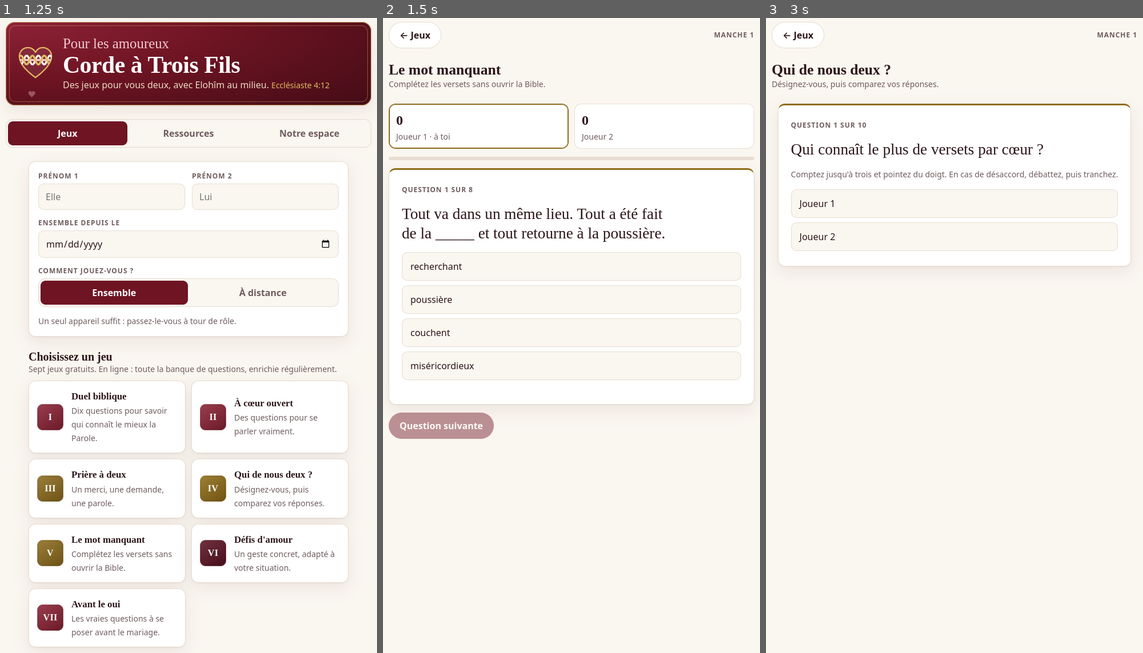
Above: before the commit, frames 1-3 (left to right).
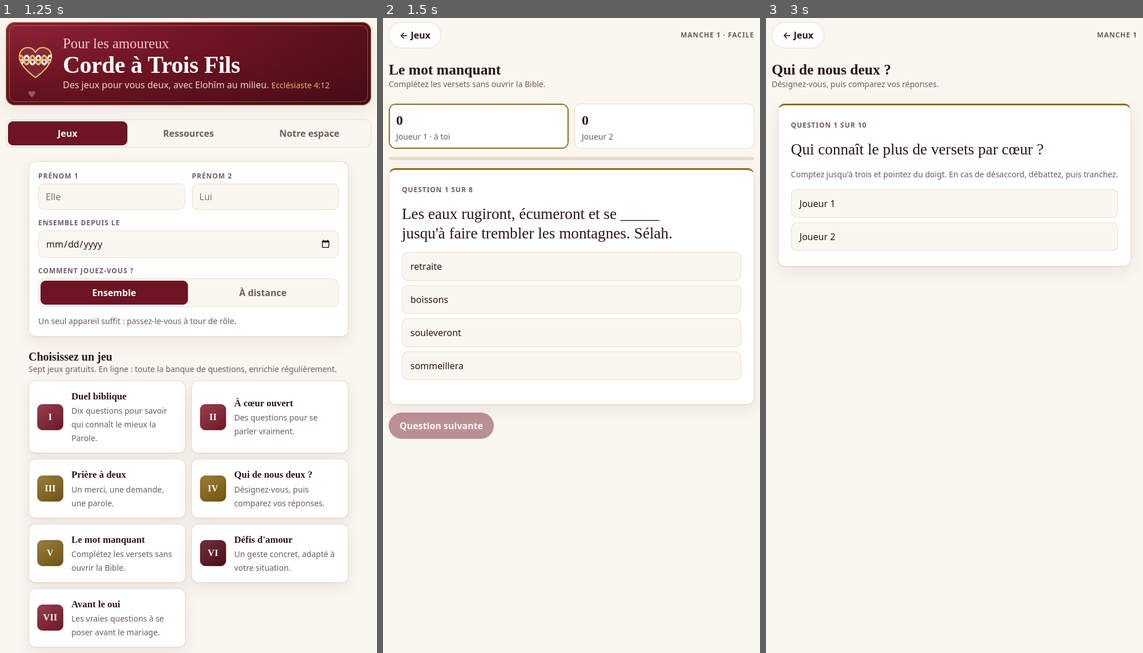
Above: after the commit, the same moments.

Repository: corde3/Jeu
Game: browser game, page index.html
The game is run twice, just before and just after one commit, with the same random seed, the same clock (stepped at 60 frames per second) and the same inputs.
Inputs (mouse positions are in pixels of both pictures, inside the frame that each line leads up to):
- Up to frame 1 (1.25 s): click (188, 513) at 0.27 s
- Up to frame 2 (1.5 s): click "Le mot manquant Complétez les…" at 1.27 s
- Up to frame 3 (3 s): tap Enter at 1.52 s; click "← Jeux" at 2.02 s; click "Qui de nous deux ? Désignez-v…" at 2.77 s

Frame 1 is identical in both runs. In frame 2, 1.5% of the frame differs, in the area x 4-99%, y 2-56%; in frame 3, nothing differs.

Commit message:
Jeux : difficulté croissante et Qui de nous deux à deux
Co-Authored-By: Claude Fable 5.2 <noreply@anthropic.com>

Diff:
--- a/index.html
+++ b/index.html
@@ -263,6 +263,7 @@
 
 <script>
 /* ---------- Contenu ---------- */
+/* Troisième valeur : niveau de la question (1 facile par défaut, 2 moyen, 3 difficile). */
 const QUIZ = [
  ["Qui a travaillé quatorze ans pour épouser Rachel ?",["Jacob","Ésaü","Isaac","Laban"]],
  ["Qui est devenue l'épouse de Booz ?",["Ruth","Naomi","Orpa","Esther"]],
@@ -291,8 +292,82 @@
  ["Qui Elohîm a-t-il demandé à Osée d'aimer malgré son infidélité ?",["Gomer","Dalila","Thamar","Rahab"]],
  ["Quel roi a demandé à Elohîm la sagesse plutôt que la richesse ?",["Salomon","David","Ézéchias","Josias"]],
  ["Qui a été jeté dans la fosse aux lions ?",["Daniel","Jérémie","Joseph","Paul"]],
- ["À qui Jésus ressuscité est-il apparu en premier ?",["Marie de Magdala","Pierre","Thomas","Jean"]]
-].map(([q,o])=>({q,o,a:o[0]}));
+ ["À qui Jésus ressuscité est-il apparu en premier ?",["Marie de Magdala","Pierre","Thomas","Jean"]],
+ ["Qui était le père de Jonathan, l'ami de David ?",["Saül","Samuel","Isaï","Abner"],2],
+ ["Combien de fils Jacob a-t-il eus ?",["12","10","7","13"],2],
+ ["Quel apôtre était collecteur d'impôts ?",["Matthieu","Thomas","André","Philippe"],2],
+ ["Dans quelle ville Paul et Silas ont-ils chanté en prison ?",["Philippes","Éphèse","Corinthe","Thessalonique"],2],
+ ["Qui a remplacé Judas parmi les douze ?",["Matthias","Barnabas","Silas","Étienne"],2],
+ ["Qui a vendu son droit d'aînesse pour un plat de lentilles ?",["Ésaü","Jacob","Ruben","Ismaël"],2],
+ ["Qui a été le premier roi d'Israël ?",["Saül","David","Salomon","Samuel"],2],
+ ["Quelle femme juge a conduit Israël au combat avec Barak ?",["Débora","Jaël","Myriam","Hulda"],2],
+ ["Combien de pierres David a-t-il ramassées avant d'affronter Goliath ?",["5","1","3","7"],2],
+ ["Sur quelle île Jean a-t-il reçu l'Apocalypse ?",["Patmos","Chypre","Malte","Crète"],2],
+ ["Qui a succédé à Moïse à la tête d'Israël ?",["Josué","Caleb","Aaron","Éléazar"],2],
+ ["Quel était le métier de Luc ?",["Médecin","Pêcheur","Scribe","Faiseur de tentes"],2],
+ ["Qui a caché les espions d'Israël à Jéricho ?",["Rahab","Ruth","Débora","Abigaïl"],2],
+ ["Qui était le frère de Marthe et de Marie ?",["Lazare","Simon","Nicodème","Zachée"],2],
+ ["Combien de jours Jésus a-t-il jeûné dans le désert ?",["40","7","21","30"],2],
+ ["Quel est le dernier livre de l'Ancien Testament ?",["Malachie","Zacharie","Daniel","Aggée"],2],
+ ["Qui a demandé à Pilate le corps de Jésus ?",["Joseph d'Arimathée","Nicodème","Simon de Cyrène","Jean"],2],
+ ["Quel couple a menti aux apôtres sur le prix d'un champ ?",["Ananias et Saphira","Aquilas et Priscille","Philémon et Apphia","Andronicus et Junias"],2],
+ ["Quelle veuve de Nabal est devenue l'épouse de David ?",["Abigaïl","Mical","Bath-Schéba","Achinoam"],2],
+ ["Qui était la sœur de Moïse et d'Aaron ?",["Myriam","Séphora","Jokébed","Débora"],2],
+ ["Qui est monté sur un sycomore pour voir passer Jésus ?",["Zachée","Bartimée","Nicodème","Matthieu"],2],
+ ["Qui était l'épouse de Moïse ?",["Séphora","Myriam","Kétura","Asnath"],2],
+ ["Qui a été le premier martyr de l'Église ?",["Étienne","Jacques","Philippe","Barnabas"],2],
+ ["Sur le chemin de quelle ville Saul a-t-il rencontré Jésus ?",["Damas","Antioche","Tarse","Césarée"],2],
+ ["Quel livre vient juste après les quatre Évangiles ?",["Les Actes des apôtres","Romains","Hébreux","Jacques"],2],
+ ["Combien d'années Jacob a-t-il servi Laban avant de recevoir Léa ?",["Sept ans","Trois ans","Dix ans","Quatorze ans"],2],
+ ["Quel juge tirait sa force de ses cheveux ?",["Samson","Gédéon","Jephthé","Éhud"],2],
+ ["De quelle ville Paul était-il originaire ?",["Tarse","Damas","Antioche","Jérusalem"],2],
+ ["Quel fils de David a pris les armes contre son père ?",["Absalom","Amnon","Salomon","Nathan"],2],
+ ["Combien de personnes sont entrées dans l'arche de Noé ?",["8","2","4","12"],2],
+ ["Quel prophète a défié les prophètes de Baal sur le mont Carmel ?",["Élie","Élisée","Ésaïe","Samuel"],2],
+ ["Qui était le père des apôtres Jacques et Jean ?",["Zébédée","Alphée","Jonas","Zacharie"],2],
+ ["À quel âge Jésus a-t-il été retrouvé au temple parmi les docteurs ?",["12 ans","7 ans","10 ans","30 ans"],2],
+ ["Qui a été contraint de porter la croix de Jésus ?",["Simon de Cyrène","Joseph d'Arimathée","Nicodème","Barabbas"],2],
+ ["Qui était le père de David ?",["Isaï","Obed","Booz","Saül"],2],
+ ["Quel prêtre a élevé le jeune Samuel ?",["Éli","Abiathar","Tsadok","Aaron"],2],
+ ["Quelle reine est venue éprouver Salomon par des énigmes ?",["La reine de Séba","La reine Vasthi","La reine Candace","La reine Athalie"],2],
+ ["Quelle servante de Sara a donné naissance à Ismaël ?",["Agar","Kétura","Bilha","Zilpa"],2],
+ ["Dans quel livre lit-on « Il y a un temps pour tout » ?",["L'Ecclésiaste","Les Proverbes","Job","Les Psaumes"],2],
+ ["Qui était le père de Mathusalem ?",["Hénoc","Lémec","Noé","Jéred"],3],
+ ["Quel roi a vu une main écrire sur le mur de son palais ?",["Belschatsar","Nebucadnetsar","Darius","Cyrus"],3],
+ ["Quelle femme a tué Sisera avec un pieu de tente ?",["Jaël","Débora","Rahab","Abigaïl"],3],
+ ["Qui était l'échanson du roi Artaxerxès ?",["Néhémie","Esdras","Mardochée","Daniel"],3],
+ ["Quel serviteur d'Élisée a été frappé de lèpre ?",["Guéhazi","Naaman","Baruc","Abdias"],3],
+ ["Combien d'hommes Gédéon a-t-il gardés pour combattre Madian ?",["300","1 000","3 000","10 000"],3],
+ ["Qui était la mère de Timothée ?",["Eunice","Loïs","Lydie","Phœbé"],3],
+ ["Quel esclave fugitif Paul renvoie-t-il à Philémon ?",["Onésime","Épaphras","Tychique","Archippe"],3],
+ ["Dans quelle ville les disciples ont-ils été appelés chrétiens pour la première fois ?",["Antioche","Jérusalem","Éphèse","Rome"],3],
+ ["Qui était le mari de Bath-Schéba avant David ?",["Urie","Nabal","Abner","Joab"],3],
+ ["Quel prophète a vu une vallée d'ossements desséchés reprendre vie ?",["Ézéchiel","Jérémie","Ésaïe","Daniel"],3],
+ ["Quel roi de Juda a vu sa vie prolongée de quinze ans ?",["Ézéchias","Josias","Asa","Josaphat"],3],
+ ["Qui est tombé d'une fenêtre pendant un long discours de Paul ?",["Eutychus","Tychique","Trophime","Épaphrodite"],3],
+ ["Quel fils de Jonathan, boiteux, David a-t-il accueilli à sa table ?",["Mephiboscheth","Isch-Boscheth","Tsiba","Abiathar"],3],
+ ["Quelle marchande de pourpre a ouvert sa maison à Paul à Philippes ?",["Lydie","Dorcas","Phœbé","Chloé"],3],
+ ["Quel est le livre le plus court de l'Ancien Testament ?",["Abdias","Aggée","Nahum","Jonas"],3],
+ ["Combien de psaumes compte le livre des Psaumes ?",["150","100","119","176"],3],
+ ["Comment s'appelait le fils de Ruth et de Booz ?",["Obed","Isaï","Élimélec","Machlon"],3],
+ ["Quel magicien a voulu acheter le don de l'Esprit ?",["Simon","Élymas","Scéva","Démétrius"],3],
+ ["Sur quelle île Paul a-t-il fait naufrage ?",["Malte","Crète","Chypre","Patmos"],3],
+ ["Qui est devenu roi de Juda à huit ans ?",["Josias","Joas","Manassé","Ézéchias"],3],
+ ["Quel était le métier d'Amos avant d'être prophète ?",["Berger","Pêcheur","Scribe","Potier"],3],
+ ["Quel proconsul de Chypre a cru en écoutant Paul ?",["Sergius Paulus","Gallion","Félix","Festus"],3],
+ ["Combien d'années devait durer l'exil à Babylone annoncé par Jérémie ?",["70 ans","40 ans","50 ans","400 ans"],3],
+ ["Comment s'appelait le beau-père de Moïse, prêtre de Madian ?",["Jéthro","Laban","Caleb","Amram"],3],
+ ["Quel apôtre était surnommé Didyme ?",["Thomas","Barthélemy","Thaddée","Philippe"],3],
+ ["Laquelle des femmes de Jacob était la mère de Juda ?",["Léa","Rachel","Bilha","Zilpa"],3],
+ ["Qui a été le dernier juge d'Israël avant la royauté ?",["Samuel","Samson","Éli","Gédéon"],3],
+ ["Qui a écrit « la foi sans les œuvres est morte » ?",["Jacques","Paul","Pierre","Jean"],3],
+ ["Combien de fois Naaman s'est-il plongé dans le Jourdain ?",["7","3","12","40"],3],
+ ["Quel nom babylonien Daniel a-t-il reçu ?",["Beltschatsar","Schadrac","Méschac","Abed-Nego"],3],
+ ["Quel roi a signé le décret qui a conduit Daniel dans la fosse aux lions ?",["Darius","Nebucadnetsar","Cyrus","Assuérus"],3],
+ ["Quelle prophétesse âgée a reconnu l'enfant Jésus au temple ?",["Anne","Élisabeth","Hulda","Débora"],3],
+ ["Quel frère a proposé de vendre Joseph plutôt que de le tuer ?",["Juda","Ruben","Siméon","Lévi"],3],
+ ["Qui Paul a-t-il laissé en Crète pour y établir des anciens ?",["Tite","Timothée","Silas","Apollos"],3]
+].map(([q,o,n])=>({q,o,a:o[0],n:n||1}));
 
 /* Versets : Bible de Yéhoshoua ha Mashiah (BYM) */
 const PAROLES = [
@@ -492,10 +567,12 @@
 const names = () => [S.n1.trim()||"Joueur 1", S.n2.trim()||"Joueur 2"];
 let invite = null; /* partie lancée depuis une invitation de l'espace à deux : même tirage sur les deux appareils */
 const dist = () => S.mode==="d" || !!invite;
-function rndFor(id, extra){
+/* fixe : le même tirage pour toutes les manches d'une partie, pour avancer dans la banque sans redite. */
+const SESSION = (Math.random()*4294967296)>>>0;
+function rndFor(id, extra, fixe){
   const code = invite || S.code.trim().toLowerCase();
-  if (dist() && code) return prng(hash(code+"|"+id+"|"+(rounds[id]||1)+"|"+(extra||"")));
-  return prng((Math.random()*4294967296)>>>0);
+  if (dist() && code) return prng(hash(code+"|"+id+"|"+(fixe?"*":(rounds[id]||1))+"|"+(extra||"")));
+  return prng(fixe ? hash(SESSION+"|"+id+"|"+(extra||"")) : (Math.random()*4294967296)>>>0);
 }
 
 /* ---------- Accueil ---------- */
@@ -550,17 +627,57 @@
 }
 function replay(){ rounds[current.id]++; start() }
 function start(){
-  $("round").textContent = "Manche "+rounds[current.id]+(invite?" · partie à deux":dist()&&S.code.trim()?" · code "+S.code.trim():"");
+  const niv = current.id==="quiz"||current.id==="vers" ? " · "+NIVEAUX[palier(current.id)-1] : "";
+  $("round").textContent = "Manche "+rounds[current.id]+niv+(invite?" · partie à deux":dist()&&S.code.trim()?" · code "+S.code.trim():"");
   const st=$("stage"); st.textContent="";
   ({mariage:()=>deck(st, shuffle(MARIAGE, rndFor("mariage")), "Question", "Prenez votre temps. Une seule question bien discutée vaut mieux que dix survolées."),
-    quiz:()=>runQuiz(st,QUIZ,10,"quiz"), vers:()=>runQuiz(st,VERSETS,8,"vers"),
+    quiz:()=>runQuiz(st,tirageQuiz(),"quiz"), vers:()=>runQuiz(st,tirageVersets(),"vers"),
     coeur:()=>runCoeur(st), qui:()=>runQui(st), defi:()=>runDefi(st), prier:()=>runPrier(st)})[current.id]();
 }
 const replayBtn = label => el("button",{type:"button",class:"btn primary",on:{click:replay}},label||"Nouvelle manche");
 
 /* ---------- Quiz et versets ---------- */
-function runQuiz(st, bank, n, id){
-  const rnd=rndFor(id), qs=shuffle(bank,rnd).slice(0,n).map(q=>({...q,o:shuffle(q.o,rnd)}));
+/* La difficulté monte avec les manches : facile, moyen, difficile, puis expert à partir de la quatrième. */
+const NIVEAUX = ["Facile","Moyen","Difficile","Expert"];
+const palier = id => Math.min(rounds[id]||1, 4);
+/* Compare deux mots sans tenir compte des majuscules, des accents ni de la ponctuation. */
+const cle = s => String(s).toLowerCase().replace(/œ/g,"oe").replace(/æ/g,"ae").normalize("NFD").replace(/[̀-ͯ]/g,"").replace(/[^a-z0-9]+/g," ").trim();
+
+/* Duel biblique : nombre de questions faciles, moyennes et difficiles à chaque palier. */
+const DOSES = [[7,3,0],[3,5,2],[0,5,5],[0,2,8]];
+function tirageQuiz(){
+  const r=rounds.quiz||1, rnd=rndFor("quiz"), out=[];
+  const lots=[1,2,3].map(n=>shuffle(QUIZ.filter(q=>(q.n||1)===n), rndFor("quiz","n"+n,true)));
+  const pris=[0,0,0];
+  for(let k=1;k<r;k++) DOSES[Math.min(k,4)-1].forEach((x,j)=>pris[j]+=x);
+  DOSES[Math.min(r,4)-1].forEach((x,j)=>{
+    const lot=lots[j];
+    for(let k=0;k<x&&k<lot.length;k++) out.push(lot[(pris[j]+k)%lot.length]);
+  });
+  if(out.length<10) out.push(...shuffle(QUIZ.filter(q=>!out.includes(q)), rndFor("quiz","reste")).slice(0,10-out.length));
+  return out.sort((a,b)=>(a.n||1)-(b.n||1)).map(q=>({...q,o:shuffle(q.o,rnd),niv:NIVEAUX[(q.n||1)-1]}));
+}
+
+/* Le mot manquant : quatre choix, puis des choix qui se ressemblent, puis le mot à écrire soi-même. */
+function proches(a, rnd){
+  const A=cle(a), maj=c=>c!==c.toLowerCase(), vus=new Set([A]), mots=[];
+  VERSETS.forEach(v=>v.o.forEach(m=>{ const k=cle(m); if(!vus.has(k)){ vus.add(k); mots.push(m) } }));
+  const fin=(x,y)=>{ let n=0; while(n<x.length&&n<y.length&&x[x.length-1-n]===y[y.length-1-n]) n++; return n };
+  return shuffle(mots,rnd).map(m=>{ const M=cle(m); return [m, Math.min(fin(A,M),4)*3-Math.abs(A.length-M.length)+(maj(m[0])===maj(a[0])?2:0)] })
+    .sort((x,y)=>y[1]-x[1]).slice(0,3).map(x=>x[0]);
+}
+function tirageVersets(){
+  const r=rounds.vers||1, p=palier("vers"), rnd=rndFor("vers"), lot=shuffle(VERSETS, rndFor("vers","lot",true)), out=[];
+  for(let k=0;k<8&&k<lot.length;k++) out.push(lot[((r-1)*8+k)%lot.length]);
+  return out.map(q=>{
+    if(p===1) return {...q,o:shuffle(q.o,rnd)};
+    if(p===2){ const w=proches(q.a,rnd); return {...q,o:shuffle(w.length===3?[q.a,...w]:q.o,rnd)} }
+    const n=[...q.a].length;
+    return {...q,saisie:true,indice:"Indice : "+n+" lettre"+(n>1?"s":"")+(p===3?", commence par « "+[...q.a][0]+" ».":".")};
+  });
+}
+
+function runQuiz(st, qs, id){
   const nm=names(), score=[0,0]; let i=0;
   const show=()=>{
     st.textContent="";
@@ -570,19 +687,37 @@
       ? el("div",{class:"scores"}, el("div",{class:"score turn"}, el("b",null,String(score[0])), el("span",{class:"small muted"},"Ton score")))
       : el("div",{class:"scores"}, ...[0,1].map(p=>el("div",{class:"score"+(p===turn?" turn":"")}, el("b",null,String(score[p])), el("span",{class:"small muted"},nm[p]+(p===turn?" · à toi":"")))));
     const next=el("button",{type:"button",class:"btn primary",disabled:true,on:{click:()=>{i++;show()}}}, i===qs.length-1?"Voir le résultat":"Question suivante");
-    const fb=el("p",{class:"small muted"});
-    const opts=el("div",{class:"opts"});
-    q.o.forEach(o=>opts.append(el("button",{type:"button",class:"opt",on:{click:ev=>{
-      const ok=o===q.a; if(ok) score[turn]++;
+    const fb=el("p",{class:"small muted",role:"status"});
+    const juge=ok=>{
+      if(ok) score[turn]++;
       tic(ok?[12,45,12]:80); if(ok) coeurs(5);
-      [...opts.children].forEach(b=>{ b.disabled=true; if(b.textContent===q.a) b.classList.add("good") });
-      if(!ok) ev.currentTarget.classList.add("bad");
       fb.textContent=(ok?"Bonne réponse. ":"La bonne réponse : "+q.a+". ")+(q.r?q.r:"");
       next.disabled=false; next.focus();
-    }}},o)));
+    };
+    let zone;
+    if(q.saisie){
+      const champ=el("input",{type:"text",maxLength:40,autocomplete:"off",autocapitalize:"off",spellcheck:false,placeholder:"Écrivez le mot","aria-label":"Le mot manquant"});
+      const ok=el("button",{type:"button",class:"btn primary"},"Valider");
+      const valide=()=>{
+        if(champ.disabled||!champ.value.trim()) return;
+        const bon=cle(champ.value)===cle(q.a);
+        champ.disabled=ok.disabled=true; champ.style.borderColor=bon?"var(--ok)":"var(--ko)"; juge(bon);
+      };
+      ok.addEventListener("click",valide);
+      champ.addEventListener("keydown",e=>{ if(e.key==="Enter") valide() });
+      zone=el("div",{class:"app",style:"gap:8px"}, el("p",{class:"small muted"},q.indice), el("div",{class:"send"},champ,ok));
+    }else{
+      zone=el("div",{class:"opts"});
+      q.o.forEach(o=>zone.append(el("button",{type:"button",class:"opt",on:{click:ev=>{
+        const ok=o===q.a;
+        [...zone.children].forEach(b=>{ b.disabled=true; if(b.textContent===q.a) b.classList.add("good") });
+        if(!ok) ev.currentTarget.classList.add("bad");
+        juge(ok);
+      }}},o)));
+    }
     st.append(scores, el("div",{class:"prog","aria-hidden":"true"}, el("i",{style:"width:"+(i/qs.length*100)+"%"})), el("div",{class:"card"},
-      el("span",{class:"label"},"Question "+(i+1)+" sur "+qs.length),
-      el("p",{class:"big"},q.q), opts, fb), el("div",{class:"actions"},next));
+      el("span",{class:"label"},"Question "+(i+1)+" sur "+qs.length+(q.niv?" · "+q.niv:"")),
+      el("p",{class:"big"},q.q), zone, fb), el("div",{class:"actions"},next));
   };
   const end=()=>{
     let msg, sub; coeurs(14); tic([20,60,20,60,40]);
@@ -592,8 +727,9 @@
       msg = score[0]===score[1] ? "Égalité, "+score[0]+" partout" : (score[0]>score[1]?nm[0]:nm[1])+" l'emporte";
       sub = nm[0]+" : "+score[0]+" sur "+half+" · "+nm[1]+" : "+score[1]+" sur "+half+". Le perdant offre une prière au gagnant.";
     }
-    st.append(el("div",{class:"card"}, el("span",{class:"label"},"Résultat"), el("p",{class:"big"},msg), el("p",{class:"muted"},sub)),
-      el("div",{class:"actions"},replayBtn()));
+    const suite = palier(id)<4 ? "La prochaine manche sera plus difficile." : "Vous jouez au niveau le plus élevé.";
+    st.append(el("div",{class:"card"}, el("span",{class:"label"},"Résultat · niveau "+NIVEAUX[palier(id)-1].toLowerCase()), el("p",{class:"big"},msg), el("p",{class:"muted"},sub), el("p",{class:"small muted"},suite)),
+      el("div",{class:"actions"},replayBtn(palier(id)<4?"Manche suivante, plus difficile":"Nouvelle manche")));
   };
   show();
 }
@@ -645,6 +781,8 @@
 
 /* ---------- Qui de nous deux ---------- */
 function runQui(st){
+  const duo = invite ? Espace.duo() : null;
+  if(duo) return quiDuo(st, duo);
   const qs=shuffle(QUI, rndFor("qui")).slice(0,10), nm=names(), tally=[0,0]; let i=0;
   const show=()=>{
     st.textContent="";
@@ -662,6 +800,83 @@
       el("div",{class:"opts"}, ...[0,1].map(p=>el("button",{type:"button",class:"opt",on:{click:()=>{tally[p]++;i++;show()}}},nm[p])))));
   };
   show();
+}
+
+/* Partie lancée depuis « Notre espace » : chacun choisit sur son appareil, et les deux choix
+   se dévoilent quand les deux ont répondu. Le serveur garde les choix : on peut quitter et revenir. */
+function quiDuo(st, duo){
+  const qs=shuffle(QUI, rndFor("qui")).slice(0,10), moi=duo.moi, graine=invite, manche=rounds.qui;
+  const nm=p=>duo.noms[p]||(p===moi?"Moi":"Votre partenaire"), lui=nm(1-moi);
+  const deLui=(/^[aeiouyhàâéèêëîïôöûü]/i.test(lui)?"d'":"de ")+lui;
+  const zone=el("div",{class:"app",style:"gap:14px"}), err=el("p",{class:"small",role:"status",style:"color:var(--ko)"});
+  st.append(zone, err);
+  let etat=null, i=0, sig="", occupe=false, minut=null; const fetes=new Set();
+  const actif=()=>zone.isConnected && !$("play").hidden;
+  async function charge(corps){
+    while(occupe && corps) await new Promise(r=>setTimeout(r,80));
+    if(occupe) return false;
+    occupe=true;
+    try{
+      const r=await Espace.partie(Object.assign({graine,manche},corps||{}));
+      if(!actif()) return false;
+      if(!etat){ i=r.moi.slice(0,qs.length).findIndex(x=>x==null); if(i<0) i=qs.length }
+      etat=r; err.textContent=""; return true;
+    }catch(e){ if(actif()) err.textContent=e.message; return false }
+    finally{ occupe=false }
+  }
+  const rang=(p,quoi)=>el("div",{class:"answer"}, el("span",{class:"label"},p===moi?"Vous":nm(p)), el("p",null,quoi));
+  const connu=a=>a===0||a===1;
+  function peint(){
+    const s=i+"|"+JSON.stringify(etat); if(s===sig) return; sig=s;
+    zone.textContent="";
+    if(!etat) return void zone.append(el("div",{class:"card"}, el("p",{class:"muted"},"Connexion à votre partie…")));
+    if(i>=qs.length) return bilan();
+    const m=etat.moi[i], a=etat.autre[i];
+    const carte=el("div",{class:"card"}, el("span",{class:"label"},"Question "+(i+1)+" sur "+qs.length), el("p",{class:"big"},qs[i]));
+    if(m==null){
+      const opts=el("div",{class:"opts"}), fige=v=>[...opts.children].forEach(b=>b.disabled=v);
+      [0,1].forEach(p=>opts.append(el("button",{type:"button",class:"opt",on:{click:async()=>{
+        fige(true);
+        if(await charge({q:i,c:p})) peint(); else fige(false);
+      }}}, nm(p)+(p===moi?" (moi)":""))));
+      carte.append(el("p",{class:"small muted"}, a!=null ? lui+" a déjà répondu. Son choix s'affichera après le vôtre."
+        : "Chacun choisit de son côté. Vos deux choix se dévoilent quand vous avez répondu tous les deux."), opts);
+      zone.append(carte);
+    }else{
+      carte.append(rang(moi, nm(m)));
+      if(connu(a)){
+        carte.append(rang(1-moi, nm(a)), el("p",{style:"font-weight:600;color:var("+(a===m?"--ok":"--ko")+")"}, a===m?"Même réponse !":"Pas d'accord : expliquez-vous."));
+        if(a===m && !fetes.has(i)){ coeurs(6); tic([12,45,12]) }
+        fetes.add(i);
+      }else carte.append(el("p",{class:"small muted"},"En attente du choix "+deLui+"…"));
+      zone.append(carte, el("div",{class:"actions"}, el("button",{type:"button",class:"btn primary",on:{click:()=>{ i++; peint() }}}, i===qs.length-1?"Voir le résultat":"Question suivante")));
+    }
+  }
+  function bilan(){
+    let accord=0, vus=0; const des=[0,0], liste=el("div",{class:"app",style:"gap:10px"});
+    qs.forEach((q,k)=>{
+      const m=etat.moi[k], a=etat.autre[k], ok=connu(a);
+      if(connu(m)) des[m]++;
+      if(ok){ des[a]++; vus++; if(a===m) accord++ }
+      liste.append(el("div",{class:"answer",style:"--c:var("+(!ok?"--line":a===m?"--ok":"--ko")+")"},
+        el("span",{class:"small muted"},q),
+        el("p",null,"Vous : "+nm(m)+" · "+lui+" : "+(ok?nm(a):"en attente"))));
+    });
+    const reste=qs.length-vus;
+    const titre = !vus ? "En attente des choix "+deLui
+      : !reste && accord===vus ? "D'accord sur toute la ligne"
+      : "D'accord sur "+accord+" question"+(accord>1?"s":"")+" sur "+vus;
+    zone.append(el("div",{class:"card"}, el("span",{class:"label"},"Résultat"), el("p",{class:"big"},titre),
+      el("p",{class:"muted"}, nm(0)+" : "+des[0]+" fois · "+nm(1)+" : "+des[1]+" fois."+(reste?" "+lui+" n'a pas fini : le résultat se complète tout seul.":"")),
+      liste), el("div",{class:"actions"},replayBtn()));
+    if(!reste){ clearInterval(minut); coeurs(14); tic([20,60,20,60,40]) }
+  }
+  peint();
+  charge().then(peint);
+  minut=setInterval(async()=>{
+    if(!actif()) return clearInterval(minut);
+    if(!document.hidden && await charge()) peint();
+  },2500);
 }
 
 /* ---------- Prière à deux ---------- */
@@ -965,7 +1180,8 @@
     try{ await appel(chemin,corps); await synchro(); return true }
     catch(e){ if(e.statut===401) perdu(e.message); else dit(e.message,true); return false }
   }
-  return {rythme};
+  /* duo : qui est qui dans l'espace ; partie : les choix d'une partie de « Qui de nous deux ? » jouée à deux. */
+  return {rythme, duo:()=>E.token&&V?{moi:V.moi,noms:V.noms}:null, partie:corps=>appel("/partie",corps)};
 })();
 
 /* ---------- Rubriques ---------- */
@@ -994,7 +1210,7 @@
   function remplace(cible, a){ if (a.length){ cible.length = 0; Array.prototype.push.apply(cible, a) } return a.length }
 
   try {
-    var q = sansTitres(await lignes("quiz")).map(function(l){ var p = l.split("|"); return {q: p[0], o: p.slice(1, 5), a: p[1]} })
+    var q = sansTitres(await lignes("quiz")).map(function(l){ var p = l.split("|"); return {q: p[0], o: p.slice(1, 5), a: p[1], n: Number(p[5]) || 1} })
       .filter(function(x){ return x.o.length === 4 });
     compte.quiz = remplace(QUIZ, coupe(q));
   } catch (e) {}
